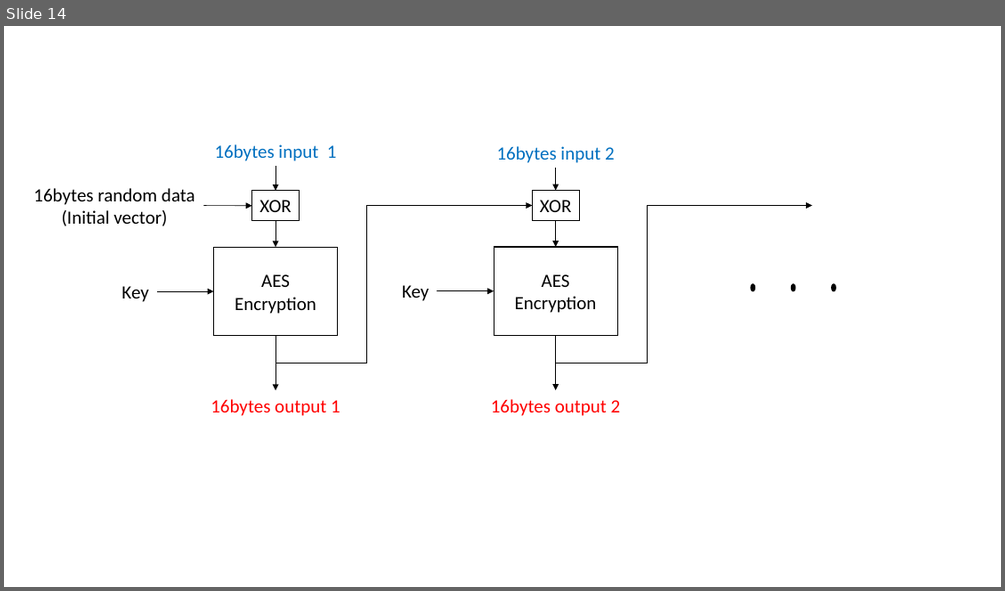
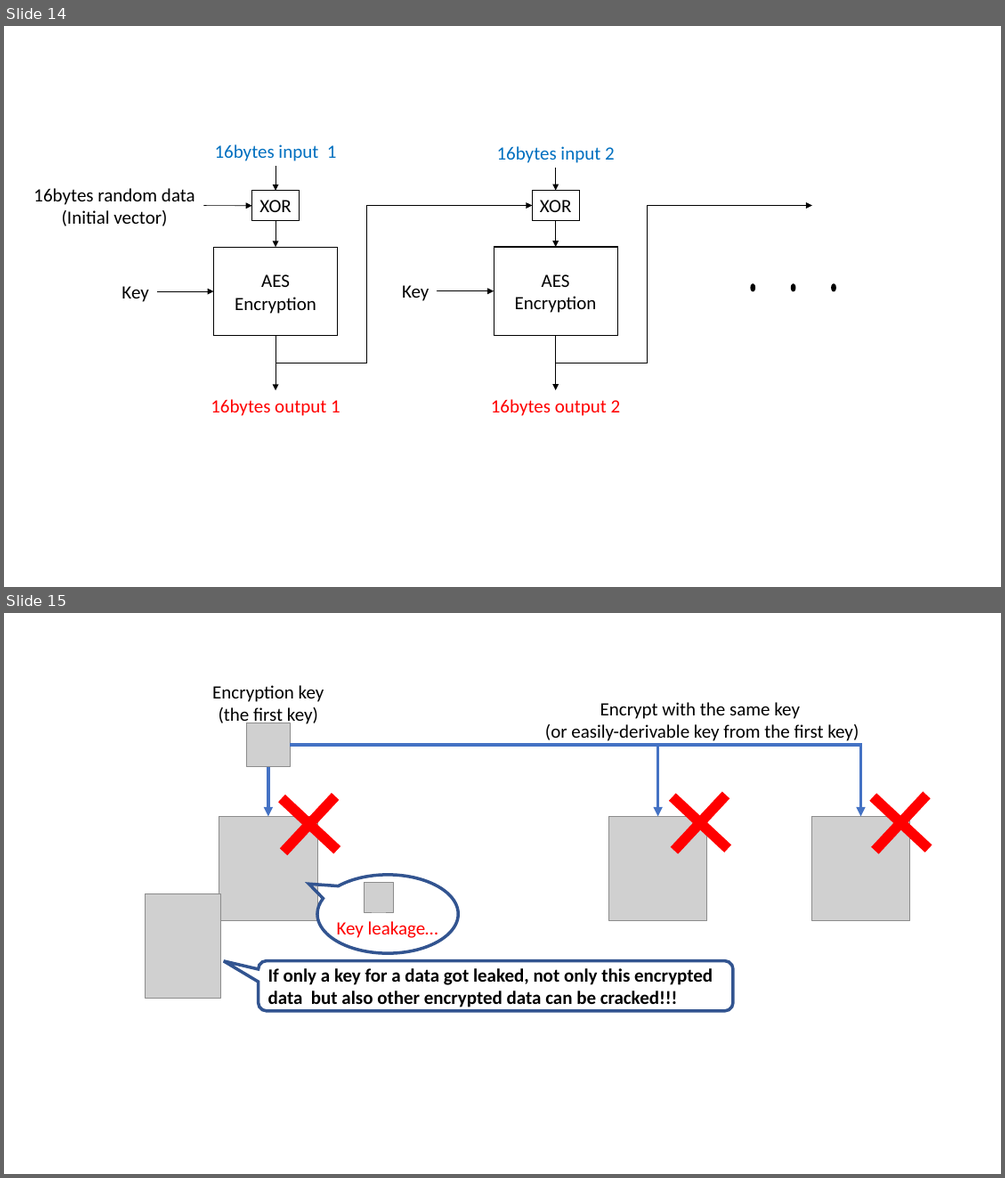
Before and after one commit to junkurihara/class-e2e_security_js, a slide deck: images.pptx. Shown one above the other, each under a label of ours: slide 14 before the commit, slides 14 and 15 after it. The pictures are 1005x591 and 1005x1178 pixels, drawn with LibreOffice and Linux fonts; fonts in the diff are those of the drawing; grey boxes stand for pictures. Boxes give left, top, right and bottom in pixels: in the first picture for what was removed or moved away, otherwise in the second. Text is boxed around its words. In the diff, an @@ line names an element or a change of style, - is before the commit and + after.

```diff
--- a/images.pptx
+++ b/images.pptx
@@ slide 15 added at box(4, 613, 1001, 1174), background #FFFFFF @@
@@ text added at box(212, 685, 324, 727), 18 pt, text #000000 @@
+Encryption key
+(the first key)
@@ text added at box(545, 702, 858, 741), 18 pt, text #000000 @@
+Encrypt with the same key
+(or easily-derivable key from the first key)
@@ picture added at box(246, 723, 290, 766) @@
@@ elbow arrow added from (290, 745) to (658, 817), #4472C4 3 pt @@
@@ elbow arrow added from (290, 745) to (861, 817), #4472C4 3 pt @@
@@ plus added at box(257, 771, 363, 876), fill #FF0000, outline #FF0000 1 pt @@
@@ arrow added from (268, 767) to (268, 817), #4472C4 3 pt @@
@@ plus added at box(647, 770, 753, 876), fill #FF0000, outline #FF0000 1 pt @@
@@ plus added at box(848, 770, 954, 876), fill #FF0000, outline #FF0000 1 pt @@
@@ picture added at box(219, 817, 317, 921) @@
@@ picture added at box(609, 817, 707, 921) @@
@@ picture added at box(811, 817, 909, 921) @@
@@ speech bubble added at box(317, 875, 458, 953), outline #325491 3 pt @@
@@ picture added at box(146, 893, 220, 998) @@
@@ picture added at box(364, 882, 394, 912) @@
@@ text added at box(337, 921, 438, 940), 18 pt, text #FF0000 @@
+Key leakage…
@@ rounded speech box added at box(259, 961, 733, 1011), outline #325491 3 pt, 18 pt, text #000000, bold @@
+If only a key for a data got leaked, not only this encrypted data but also other encrypted data can be cracked!!!
```
Also in this commit, not shown: 1 other slide added, 4 other files.
